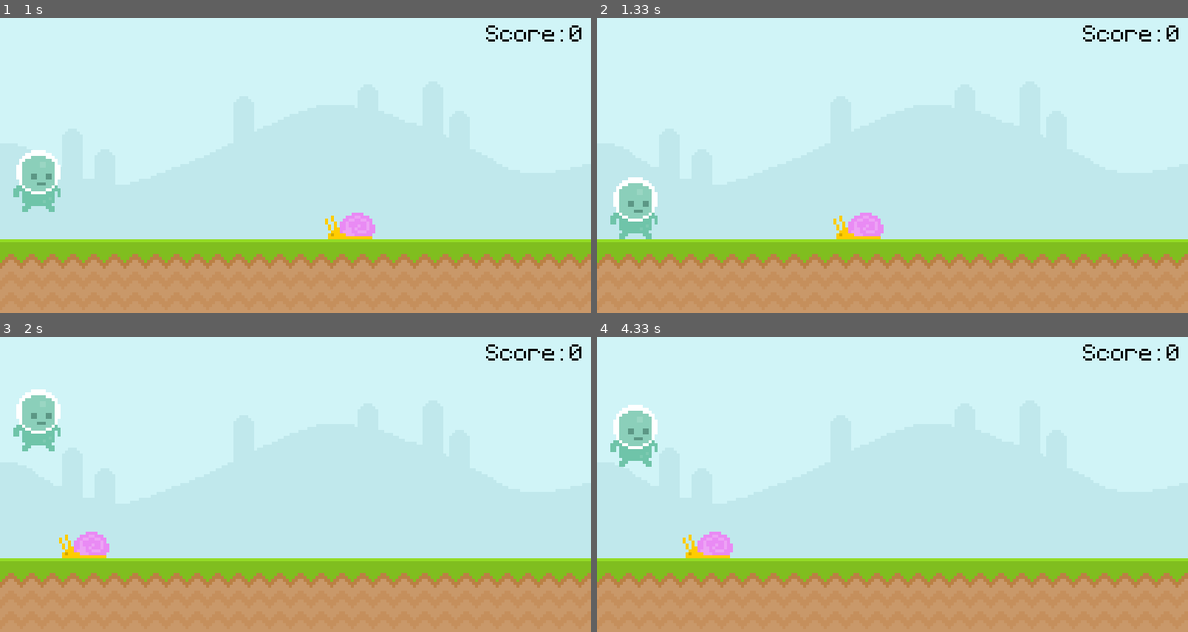
Above: before the commit, frames 1-4 (two rows, left to right).
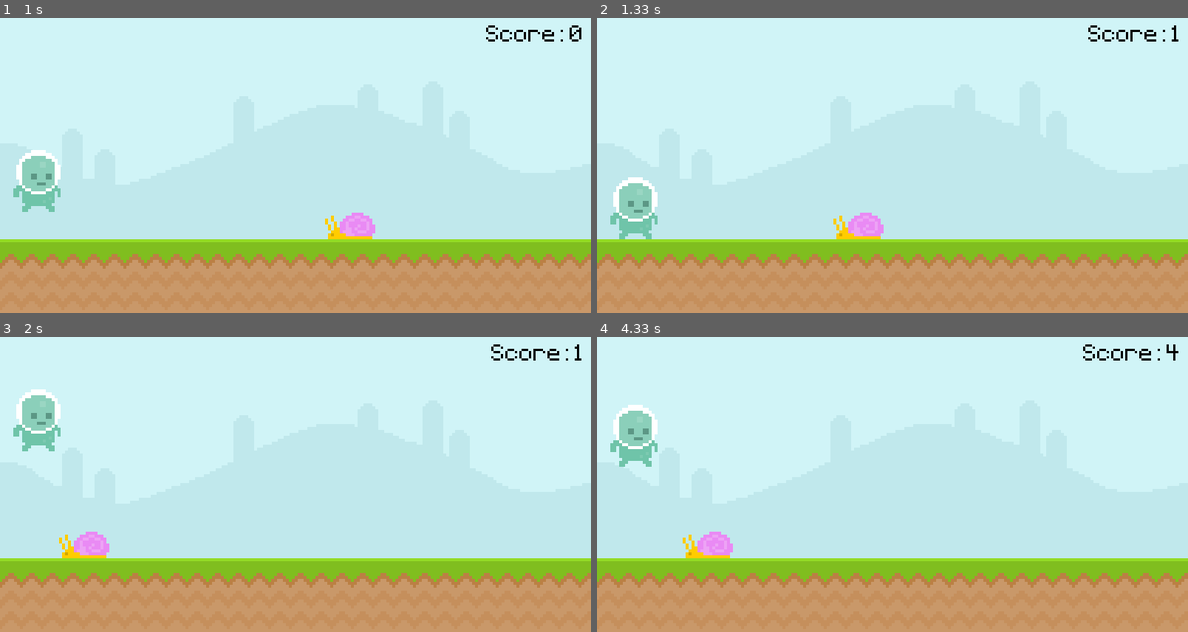
Above: after the commit, the same moments.

Repository: Zain-Khoso/pygame-runner
Game: pygame game, started from main.py
Two runs of this game, one before a commit and one after it. Both use one fixed random seed, a clock stepped at 60 frames per second and the inputs below.
Inputs (mouse positions are in pixels of both pictures, inside the frame that each line leads up to):
- Up to frame 1 (1 s): click (35, 206) at 0.38 s; click (295, 183) at 0.72 s
- Up to frame 2 (1.33 s): click (709, 236) at 1.05 s
- Up to frame 3 (2 s): tap Space at 1.83 s
- Up to frame 4 (4.33 s): click (632, 525) at 2.72 s; tap Space at 3.5, 3.9, 4.2 s

Frame 1 is identical in both runs. In frame 2, 0.3% of the frame differs, in the area x 82-99%, y 2-8%; in frame 3, 0.3%; in frame 4, less than 0.1%.

Commit message:
new: Score counter

Diff:
--- a/main.py
+++ b/main.py
@@ -1,5 +1,13 @@
 from sys import exit
 import pygame
+
+
+def display_score():
+    current_time = pygame.time.get_ticks()
+    score_surf = font.render(f"Score: {int(current_time / 1000)}", False, "Black")
+    score_rect = score_surf.get_rect(topright=(790, 10))
+    screen.blit(score_surf, score_rect)
+
 
 pygame.init()
 pygame.display.set_caption("Runner")
@@ -10,9 +18,6 @@
 
 sky_surf = pygame.image.load("graphics/Sky.png").convert()
 groung_surf = pygame.image.load("graphics/ground.png").convert()
-
-score_surf = font.render("Score: 0", False, "Black")
-score_rect = score_surf.get_rect(topright=(790, 10))
 
 snail_surf = pygame.image.load("graphics/snail/snail1.png").convert_alpha()
 snail_rect = snail_surf.get_rect(bottomleft=(800, 300))
@@ -45,7 +50,7 @@
         screen.blit(sky_surf, (0, 0))
         screen.blit(groung_surf, (0, 300))
 
-        screen.blit(score_surf, score_rect)
+        display_score()
 
         snail_rect.x -= 6
         if snail_rect.right <= 0:
